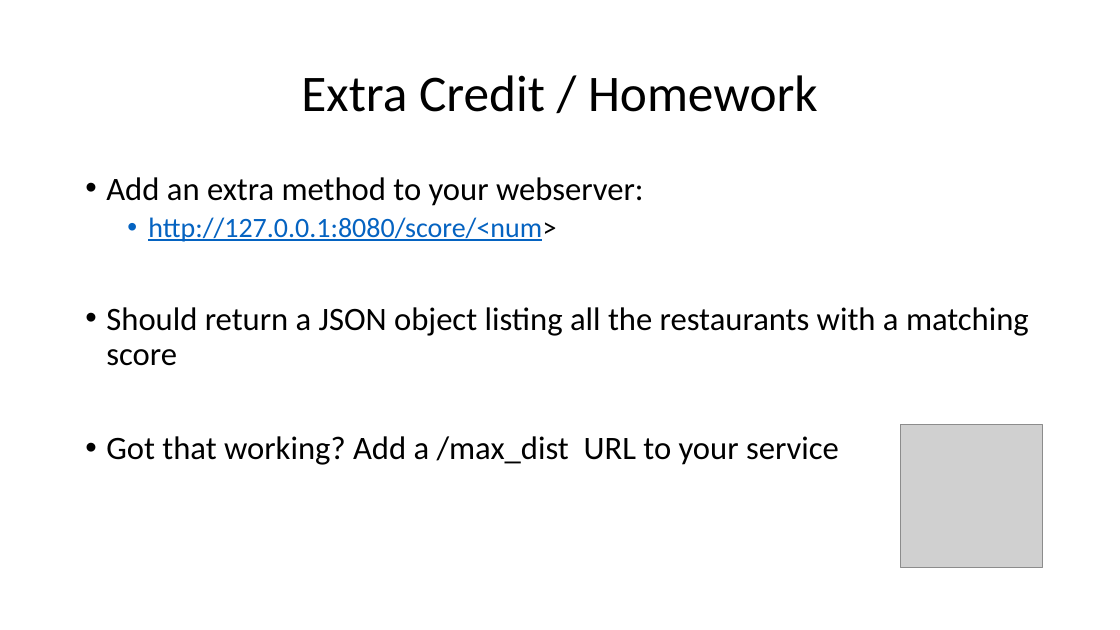
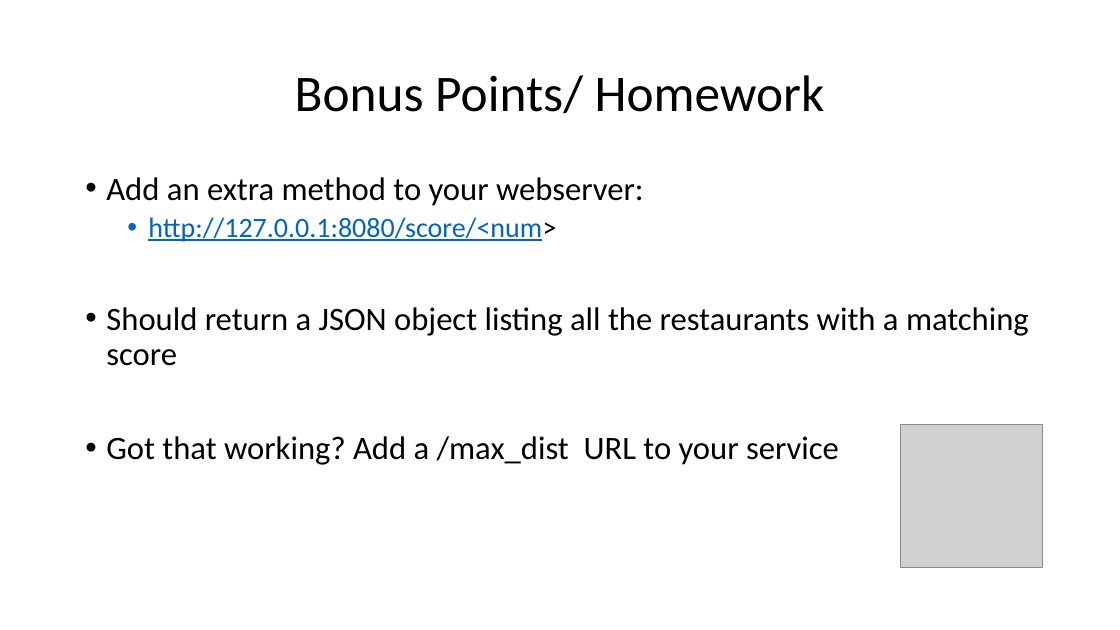
Before and after one commit to wilkotom/python_examples, a slide deck: slide 15 of Python as an additional language/Lesson 7/Session 7.pptx. Drawn at 1120x630 pixels with LibreOffice and Linux fonts; fonts in the diff are those of the drawing; grey boxes stand for pictures. Boxes give left, top, right and bottom in pixels: in the first picture for what was removed or moved away, otherwise in the second. Text is boxed around its words. In the diff, an @@ line names an element or a change of style, - is before the commit and + after.

```diff
--- a/Python as an additional language/Lesson 7/Session 7.pptx
+++ b/Python as an additional language/Lesson 7/Session 7.pptx
@@ title at (295,75,825,114): text changed @@
-Extra Credit / Homework
+Bonus Points/ Homework
```
Also in this commit, not shown: 3 other slides changed.
